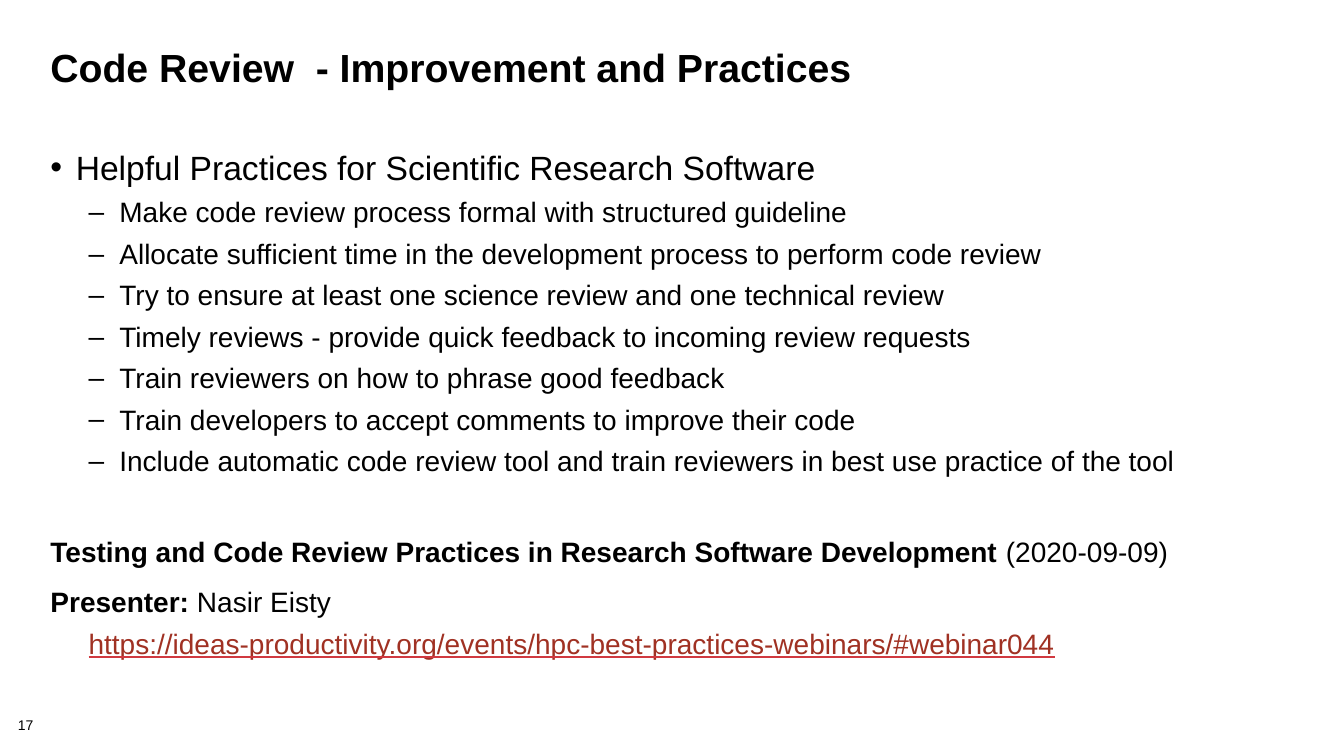
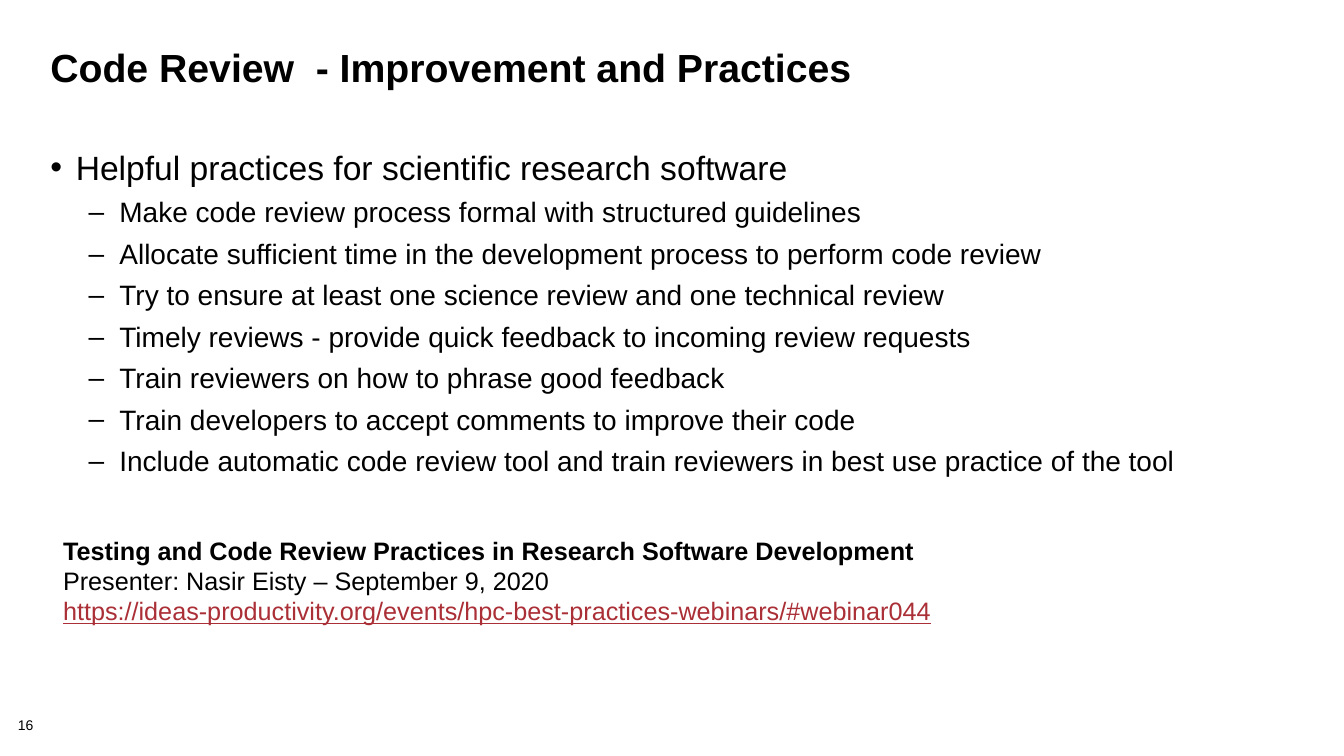
Before and after one commit to bssw-tutorial/presentations, a slide deck: slide 16 of git-workflows.pptx (slide 17 before the commit). Drawn at 1344x756 pixels with LibreOffice and Linux fonts; fonts in the diff are those of the drawing; background and template pictures are left out. Boxes give left, top, right and bottom in pixels: in the first picture for what was removed or moved away, otherwise in the second. Text is boxed around its words. In the diff, an @@ line names an element or a change of style, - is before the commit and + after.

Commit message:
Remove diversity slide and minor edits on code review slides

```diff
--- a/git-workflows.pptx
+++ b/git-workflows.pptx
@@ text at (x1=76, y1=155, x2=861, y2=228): text changed @@
-• Helpful Practices for Scientific Research Software
-  – Make code review process formal with structured guideline
+• Helpful practices for scientific research software
+  – Make code review process formal with structured guidelines
@@ text at (x1=50, y1=541, x2=1168, y2=659): paragraphs removed @@
-Testing and Code Review Practices in Research Software Development (2020-09-09)
-Presenter: Nasir Eisty
-  https://ideas-productivity.org/events/hpc-best-practices-webinars/#webinar044
@@ text added at (x1=63, y1=541, x2=931, y2=626), 18 pt, text #000000 @@
+Testing and Code Review Practices in Research Software Development
+Presenter: Nasir Eisty – September 9, 2020
+https://ideas-productivity.org/events/hpc-best-practices-webinars/#webinar044
@@ page number at (x1=18, y1=720, x2=34, y2=730): text changed @@
-17
+16
```
Also in this commit, not shown: 2 other slides changed, 1 slide removed.
